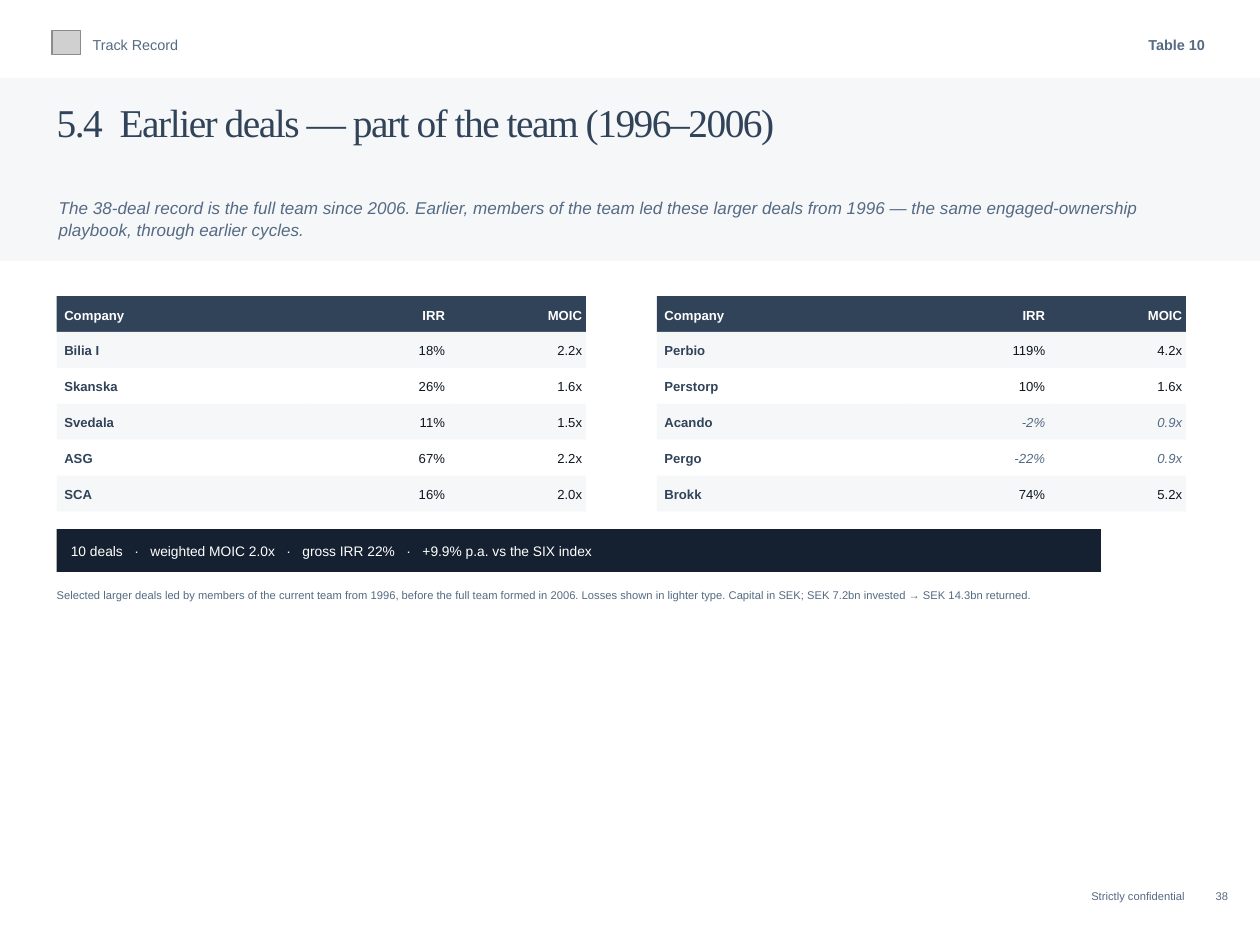
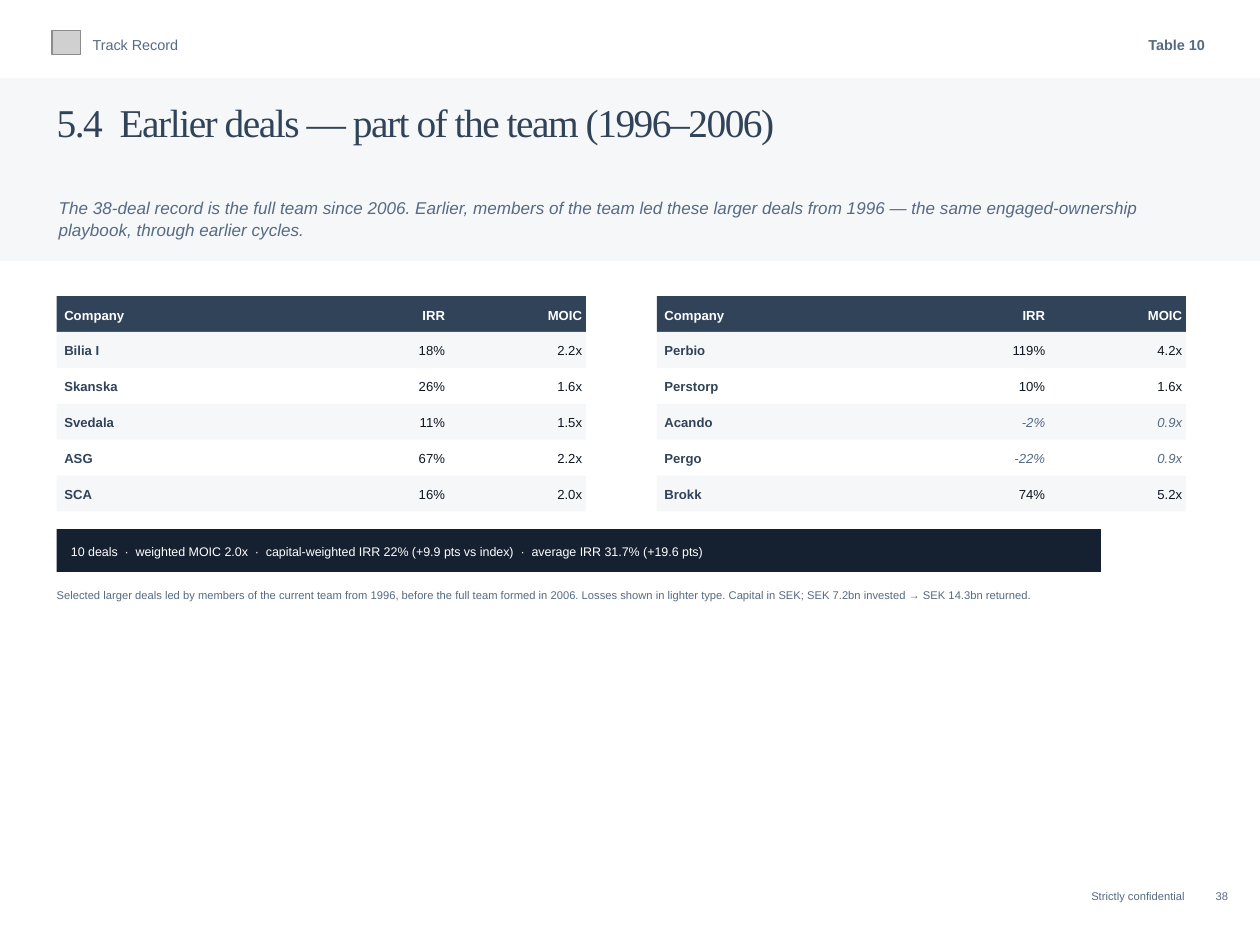
Before and after one commit to charette-lab/Claude, a slide deck: slide 41 of Athanase_Engaged_Ownership_Allocator_Deck.pptx. Drawn at 1260x945 pixels with LibreOffice and Linux fonts; fonts in the diff are those of the drawing; grey boxes stand for pictures. Boxes give left, top, right and bottom in pixels: in the first picture for what was removed or moved away, otherwise in the second. Text is boxed around its words. In the diff, an @@ line names an element or a change of style, - is before the commit and + after.

```diff
--- a/Athanase_Engaged_Ownership_Allocator_Deck.pptx
+++ b/Athanase_Engaged_Ownership_Allocator_Deck.pptx
@@ text at (x1=71, y1=547, x2=703, y2=559): text changed; size 8.4 to 7.6 pt @@
-10 deals · weighted MOIC 2.0x · gross IRR 22% · +9.9% p.a. vs the SIX index
+10 deals · weighted MOIC 2.0x · capital-weighted IRR 22% (+9.9 pts vs index) · average IRR 31.7% (+19.6 pts)
```
Also in this commit, not shown: 1 other slide changed, 1 other file.
